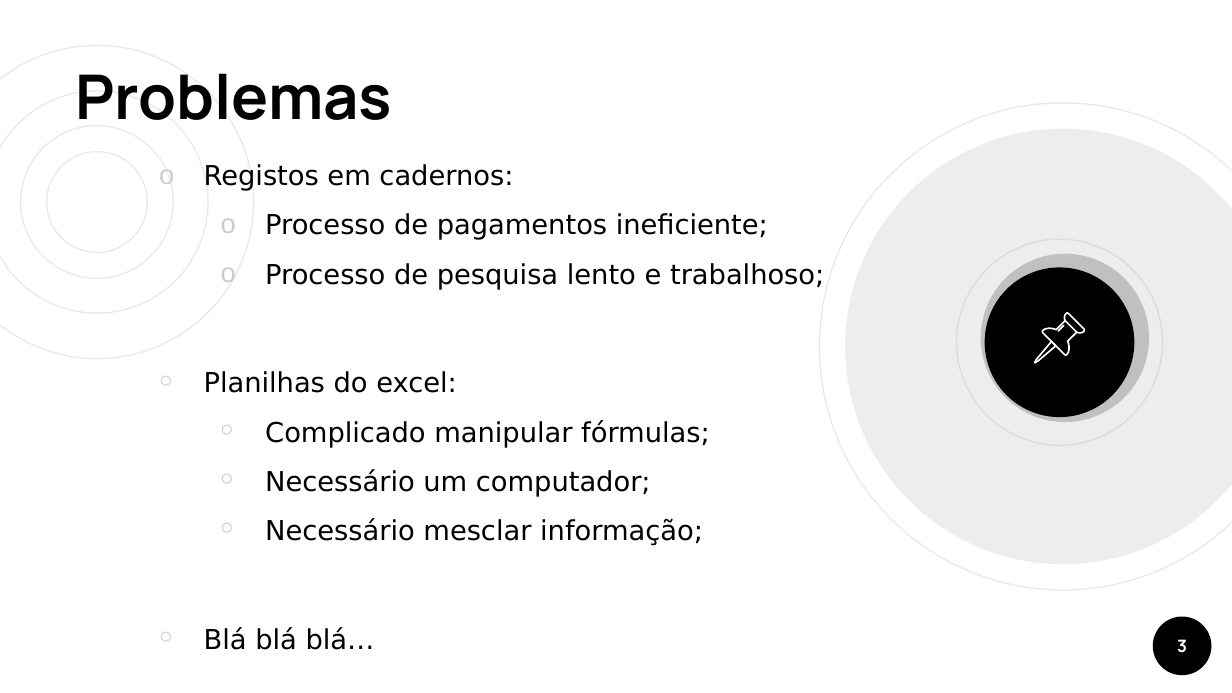
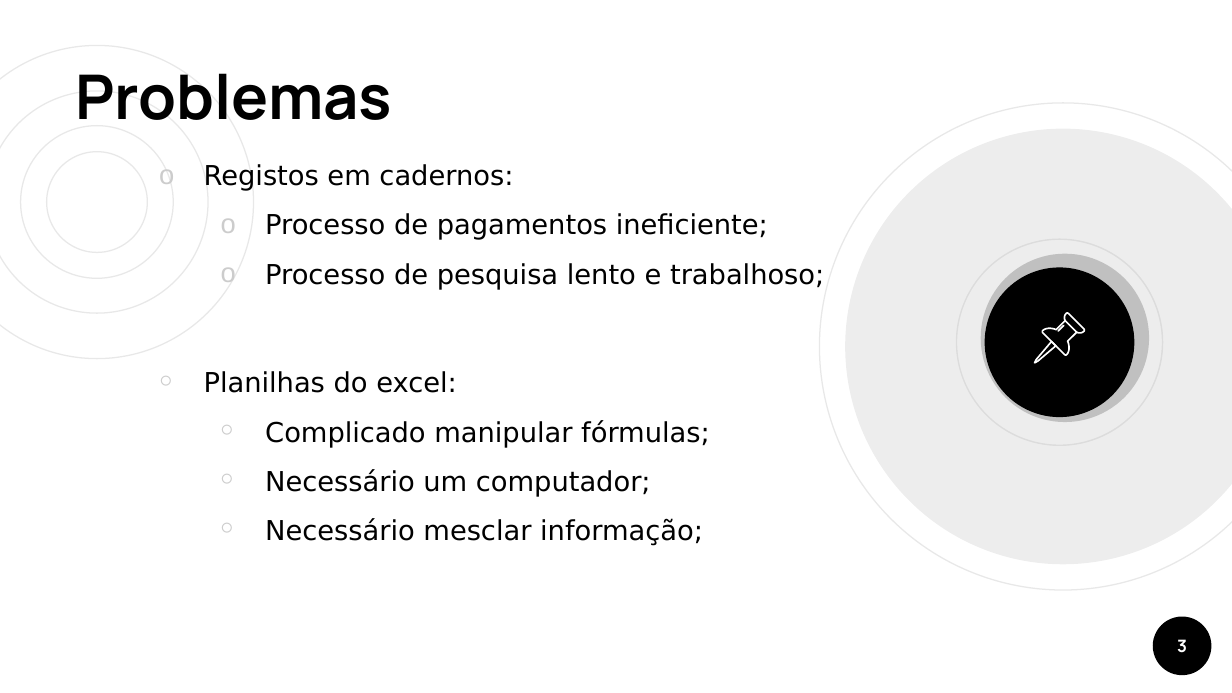
Before and after one commit to 50enta/gassX, a slide deck: slide 3 of Outros/ES - Arquitetura do Software.pptx. Drawn at 1232x693 pixels with LibreOffice and Linux fonts; fonts in the diff are those of the drawing. Boxes give left, top, right and bottom in pixels: in the first picture for what was removed or moved away, otherwise in the second. Text is boxed around its words. In the diff, an @@ line names an element or a change of style, - is before the commit and + after.

```diff
--- a/Outros/ES - Arquitetura do Software.pptx
+++ b/Outros/ES - Arquitetura do Software.pptx
@@ text at [204,627,375,650]: paragraph removed @@
-￮ Blá blá blá…
```
Also in this commit, not shown: 2 slides added, 2 slides removed, 4 other files.
